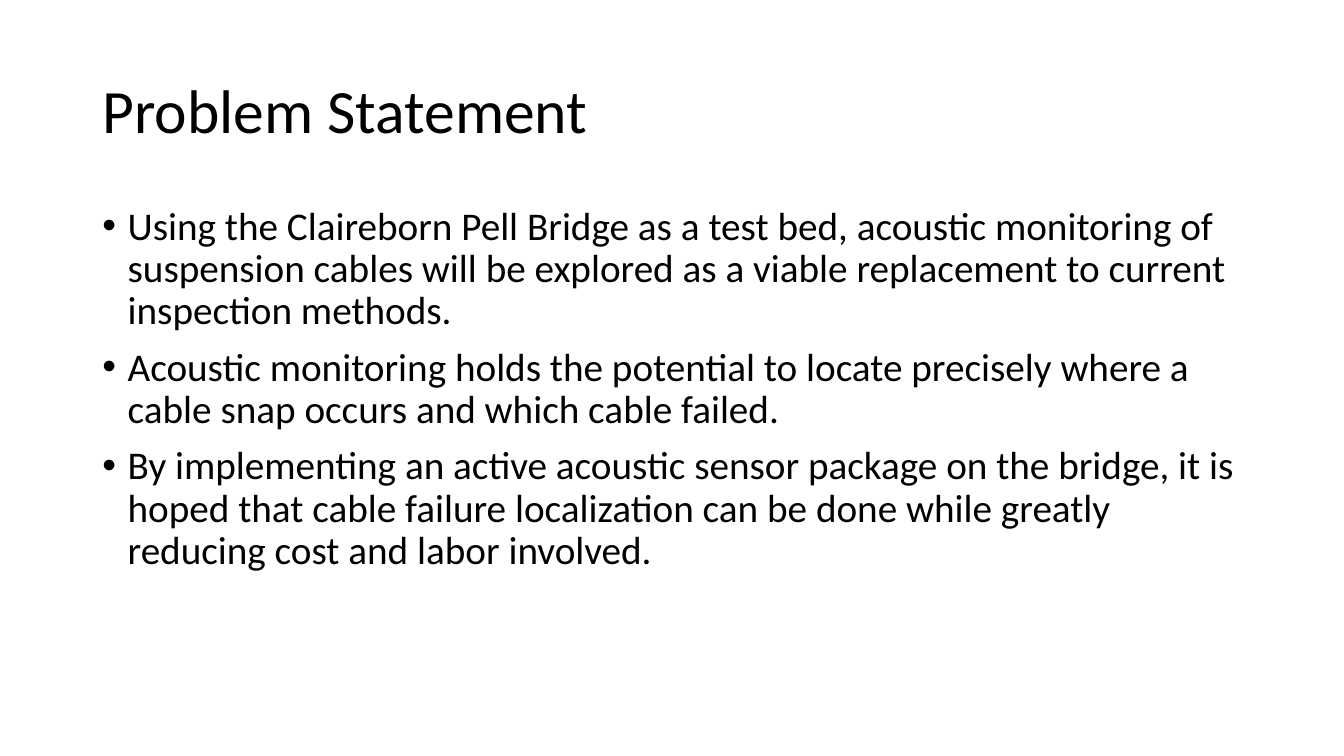
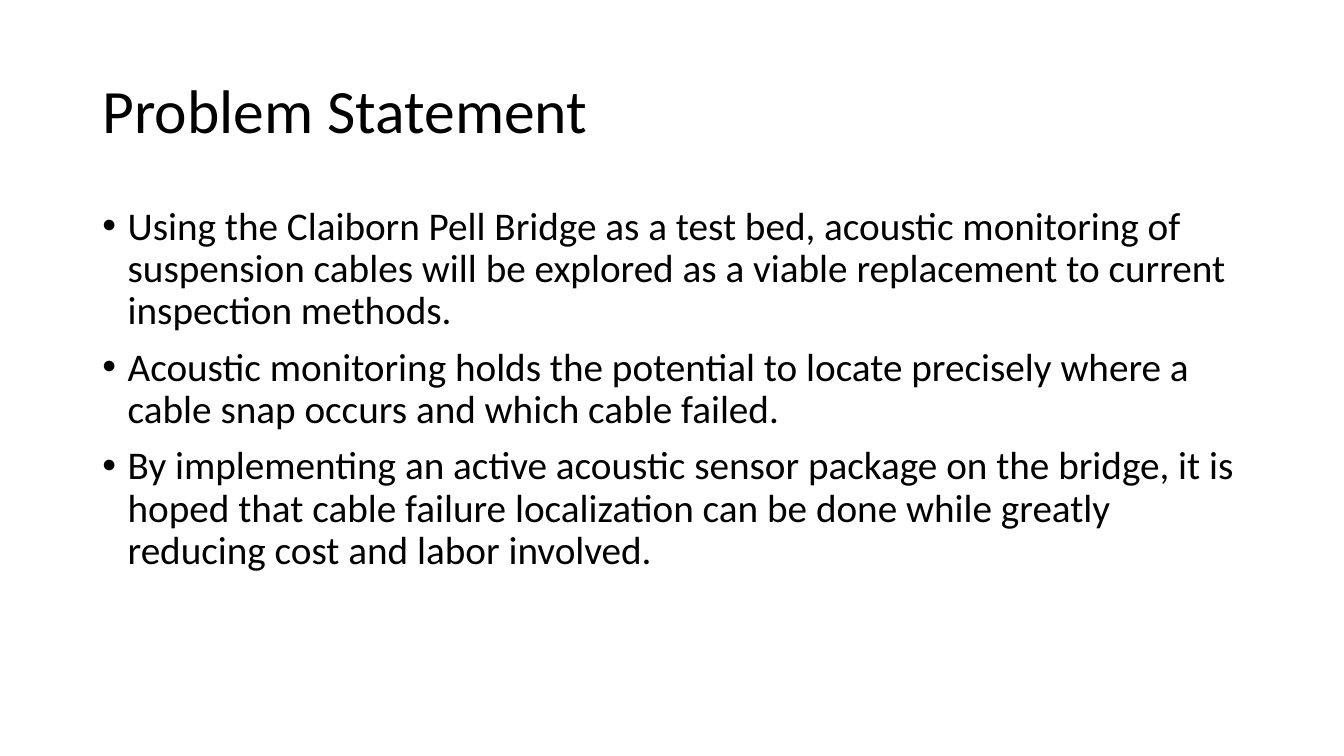
Before and after one commit to embeddedsensors/bridge-monitoring-doc, a slide deck: slide 3 of Preiliminary Report/Development of an Active Acoustic Tension Cable Damage.pptx. Drawn at 1344x756 pixels with LibreOffice and Linux fonts; fonts in the diff are those of the drawing. Boxes give left, top, right and bottom in pixels: in the first picture for what was removed or moved away, otherwise in the second. Text is boxed around its words. In the diff, an @@ line names an element or a change of style, - is before the commit and + after.

```diff
--- a/Preiliminary Report/Development of an Active Acoustic Tension Cable Damage.pptx
+++ b/Preiliminary Report/Development of an Active Acoustic Tension Cable Damage.pptx
@@ text at (128,212,1226,331): text changed @@
-• Using the Claireborn Pell Bridge as a test bed, acoustic monitoring of suspension cables will be explored as a viable replacement to current inspection methods.
+• Using the Claiborn Pell Bridge as a test bed, acoustic monitoring of suspension cables will be explored as a viable replacement to current inspection methods.
```
Also in this commit, not shown: 2 other slides changed.
